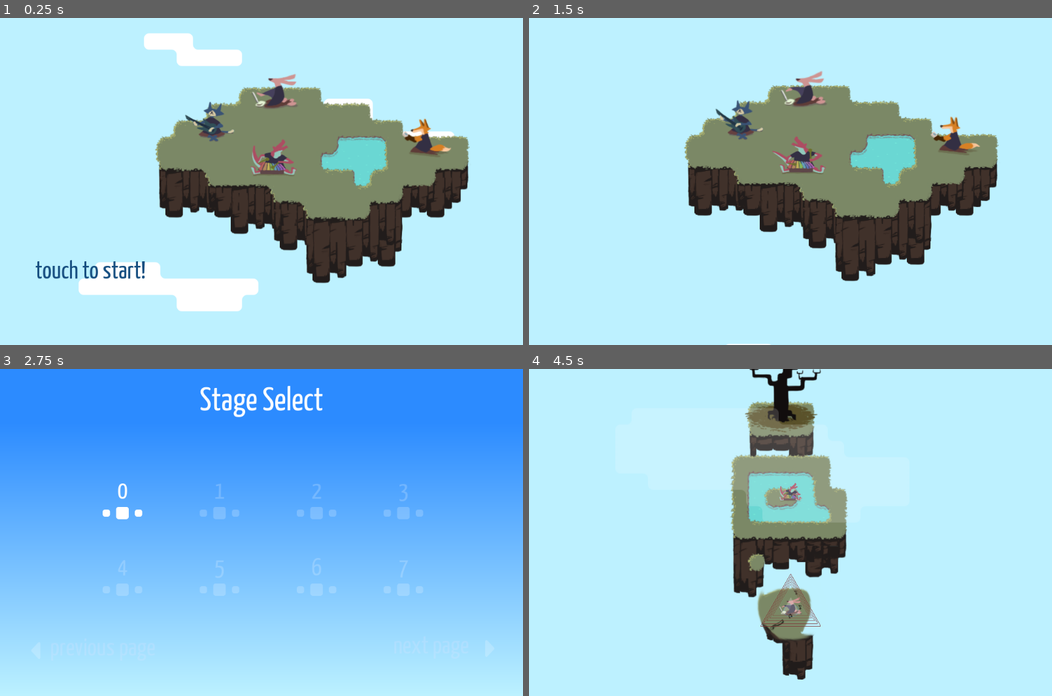
Above: before the commit, frames 1-4 (two rows, left to right).
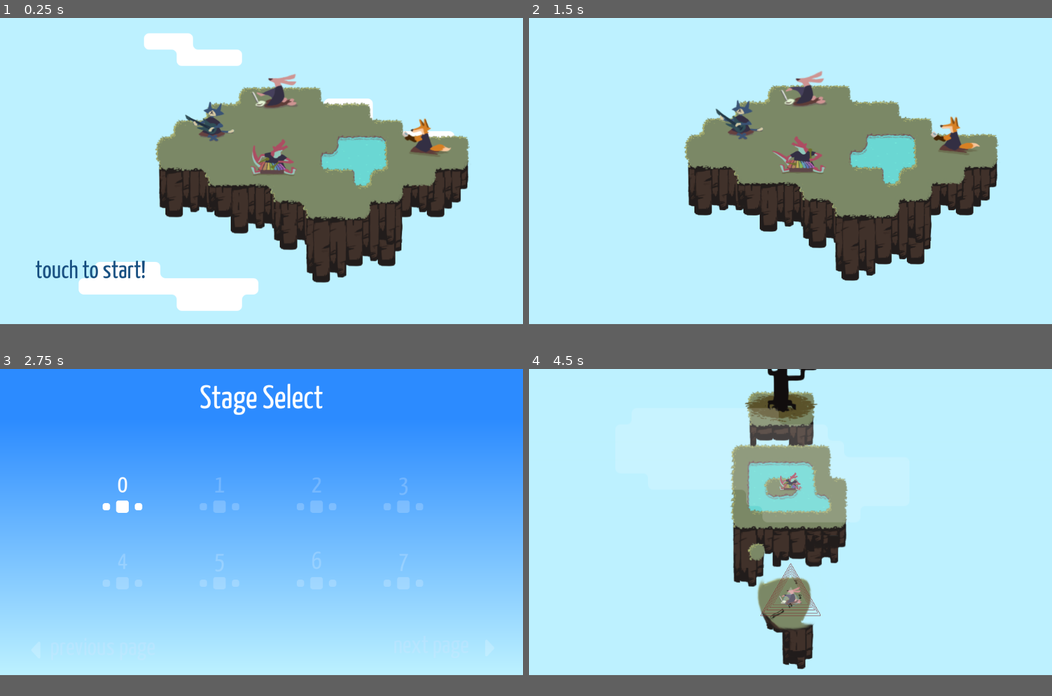
Above: after the commit, the same moments.

Repository: uspgamedev/skyjammers
Game: Godot game, scene res://menus/title/main.tscn
Same seed, same stepped clock (60 frames per second), same inputs: the game is played once before the commit and once after it. Sound files missing from this copy of the repository are replaced by a short silence.
Inputs:
- Up to frame 1 (0.25 s): no input
- Up to frame 2 (1.5 s): hold Space (action_play) 0.53-1.28 s; tap Space (action_play) at 1.35 s
- Up to frame 3 (2.75 s): hold Space (action_play) from 2.03 s (still down)
- Up to frame 4 (4.5 s): release Space (action_play) at 2.75 s; click "0" at 2.75 s; tap Space (action_play) at 3.6 s; hold Space (action_play) from 4.28 s (still down)
In our replay, the window is 800x500 before the commit and 800x468 after it. These sizes can differ from the game's own. Grey fills any space a smaller window leaves; there, only what the larger window draws over its background counts as a difference.

The runs differ from the first frame. In frame 1, 0.7% of the frame differs, in the area x 6-90%, y 26-90%; in frame 2, 0.4%; in frame 3, 2.1%; in frame 4, 8.2%, in the area x 38-61%, y 0-95%.

Commit message:
HHHHHH

Diff:
--- a/game/project.godot
+++ b/game/project.godot
@@ -18,10 +18,6 @@
 
 Progress="*res://progress/progress.tscn"
 
-[display]
-
-window/size/height=640
-
 [input]
 
 action_play=[ Object(InputEventKey,"resource_local_to_scene":false,"resource_name":"","device":0,"alt":false,"shift":false,"control":false,"meta":false,"command":false,"pressed":false,"scancode":32,"unicode":0,"echo":false,"script":null)
--- a/game/stages/base.tscn
+++ b/game/stages/base.tscn
@@ -253,7 +253,7 @@
 [node name="Pause" type="Polygon2D" parent="CanvasLayer2" index="2"]
 
 visible = false
-polygon = PoolVector2Array( -10, -10, 1030, -10, 1030, 610, -10, 610 )
+polygon = PoolVector2Array( 0, 0, 1024, 0, 1024, 640, 0, 640 )
 uv = PoolVector2Array(  )
 color = Color( 0, 0, 0, 0.541412 )
 vertex_colors = PoolColorArray(  )
--- a/game/stages/stage00.tscn
+++ b/game/stages/stage00.tscn
@@ -7,14 +7,14 @@
 [ext_resource path="res://Instruments/Xylophone/Xylophone.tscn" type="PackedScene" id=5]
 [ext_resource path="res://Movement/Rotate.tscn" type="PackedScene" id=6]
 
-[node name="Stage" instance=ExtResource( 1 )]
+[node name="Stage" index="0" instance=ExtResource( 1 )]
 
 initial_bard_path = NodePath("Instruments/Island/Theremin")
 
 [node name="Island3" parent="Instruments" index="0" instance=ExtResource( 2 )]
 
-editor/display_folded = true
 tile_data = PoolIntArray( -589827, 0, 0, -589826, 1, 0, -589825, 1, 0, -655360, 1, 0, -655359, 3, 0, -524291, 8, 0, -524290, 5, 0, -524289, 5, 0, -589824, 5, 0, -589823, 7, 0, -458755, 12, 0, -458754, 13, 0, -458753, 17, 0, -524288, 13, 0, -524287, 15, 0 )
+_sections_unfolded = [ "Cell", "Transform" ]
 
 [node name="Goal" parent="Instruments/Island3" index="0" instance=ExtResource( 3 )]
 
@@ -26,8 +26,8 @@
 
 [node name="Island" parent="Instruments" index="1" instance=ExtResource( 2 )]
 
-editor/display_folded = true
 tile_data = PoolIntArray( 131070, 0, 0, 131071, 1, 0, 65536, 2, 0, 65537, 3, 0, 196606, 8, 0, 196607, 5, 0, 131072, 5, 0, 131073, 11, 0, 262142, 12, 0, 262143, 19, 0, 196608, 5, 0, 196609, 7, 0, 327679, 12, 0, 262144, 14, 0, 262145, 15, 0 )
+_sections_unfolded = [ "Cell", "Transform" ]
 
 [node name="Theremin" parent="Instruments/Island" index="0" instance=ExtResource( 4 )]
 
@@ -46,6 +46,7 @@
 [node name="Island2" parent="Instruments" index="2" instance=ExtResource( 2 )]
 
 tile_data = PoolIntArray( -393220, 0, 0, -393219, 1, 0, -393218, 1, 0, -393217, 1, 0, -458752, 1, 0, -458751, 1, 0, -45 …(673 unchanged characters)…
+_sections_unfolded = [ "Cell", "Transform" ]
 
 [node name="Xylophone" parent="Instruments/Island2" index="0" instance=ExtResource( 5 )]
 
@@ -60,11 +61,15 @@
 
 [node name="Under" parent="Instruments/Island2" index="1"]
 
-tile_data = PoolIntArray( -65540, 76, 0, -65539, 77, 0, -655 …(102 unchanged characters)… 3, 81, 0, -2, 90, 0, -1, 81, 0, -65536, 90, 0, -65535, 66, 0, -65534, 66, 0, -65533, 71, 0, 65532, 84, 0, 65533, 85, 0, 65534, 87, 0, 65535, 93, 0, 1, 69, 0, 2, 70, 0, 131068, 88, 0, 131069, 90, 0, 131070, 91, 0, 196605, 94, 0 )
+tile_data = PoolIntArray( -65540, 76, 0, -65539, 77, 0, -655 …(102 unchanged characters)… 3, 81, 0, -2, 90, 0, -1, 81, 0, -65536, 89, 0, -65535, 66, 0, -65534, 66, 0, -65533, 71, 0, 65532, 84, 0, 65533, 85, 0, 65534, 87, 0, 65535, 106, 0, 0, 93, 0, 1, 69, 0, 2, 70, 0, 131068, 88, 0, 131069, 90, 0, 131070, 91, 0, 196605, 94, 0 )
 
 [node name="Under2" parent="Instruments/Island2" index="2"]
 
 tile_data = PoolIntArray( -131069, 99, 0, -65535, 106, 0, -65534, 103, 0, -65533, 103, 0, 65534, 94, 0 )
+
+[node name="CanvasLayer" parent="." index="5"]
+
+editor/display_folded = false
 
 [node name="Cloud" parent="CanvasLayer" index="0"]
 
